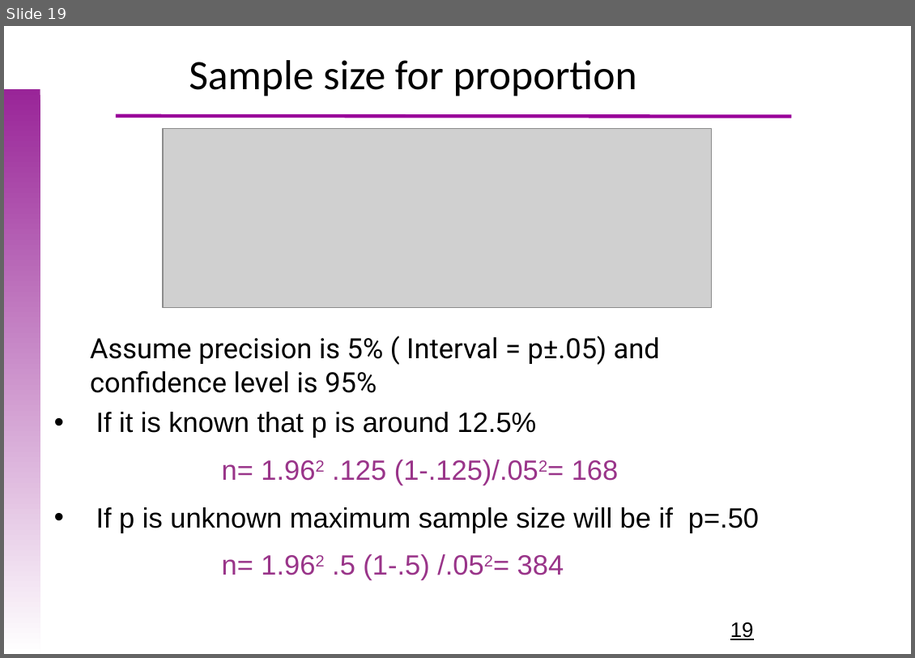
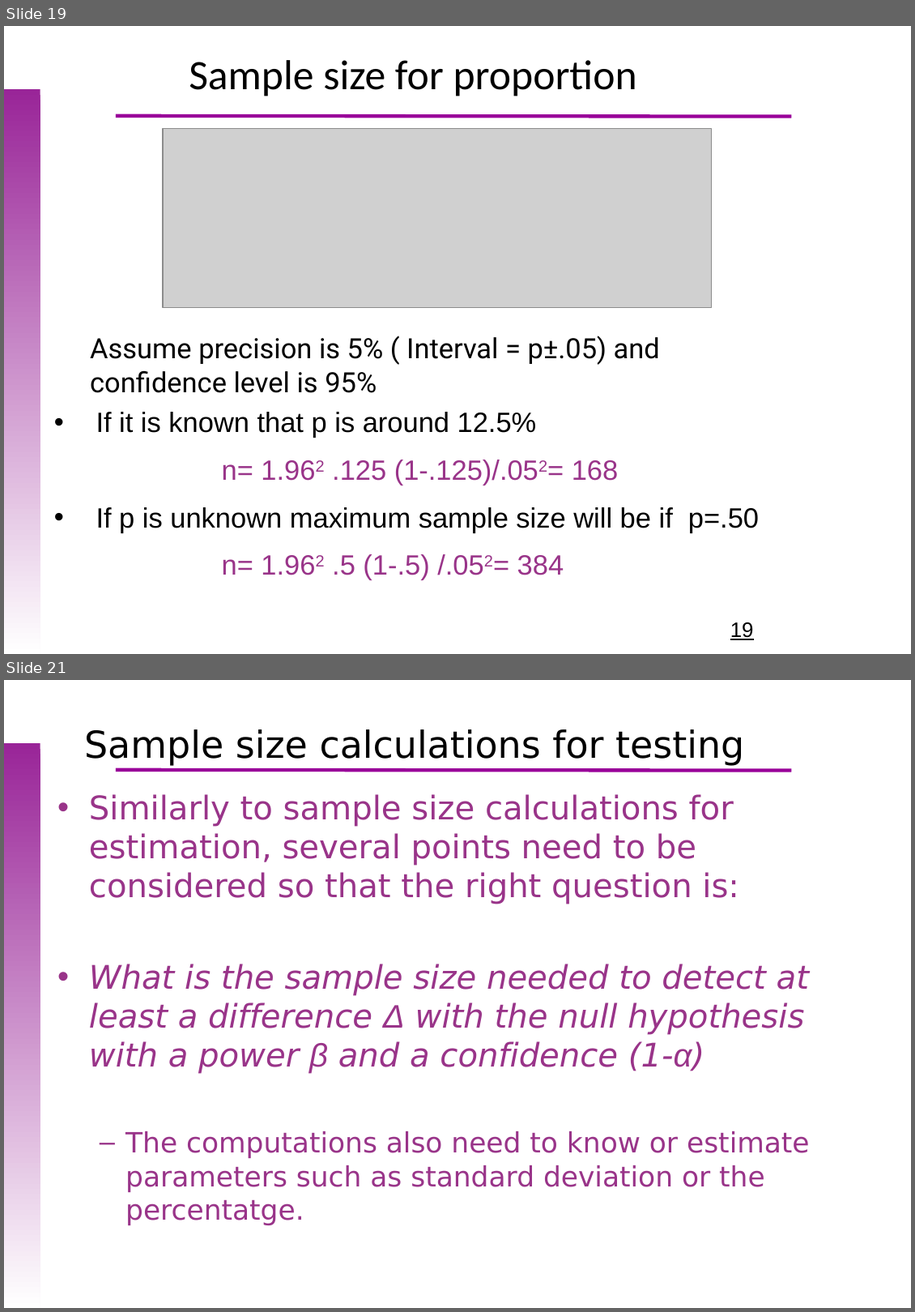
Before and after one commit to uebvhir/Course_Basic_Statistics_2019, a slide deck: Sessio_5/EBB_2018_Session_5_Sample_Size_(1).pptx. Shown one above the other, each under a label of ours: slide 19 before the commit, slides 19 and 21 after it; the slides between them are not shown. The pictures are 915x658 and 915x1312 pixels, drawn with LibreOffice and Linux fonts; fonts in the diff are those of the drawing; grey boxes stand for pictures; background and template pictures are left out. Boxes give left, top, right and bottom in pixels: in the first picture for what was removed or moved away, otherwise in the second. Text is boxed around its words. In the diff, an @@ line names an element or a change of style, - is before the commit and + after.

Commit message:
Sample SIze presentation has been updated
Some errors have been corrected and sample size for testing has been introduced (yet to be completed)

```diff
--- a/Sessio_5/EBB_2018_Session_5_Sample_Size_(1).pptx
+++ b/Sessio_5/EBB_2018_Session_5_Sample_Size_(1).pptx
@@ slide 21 added at box(4, 680, 911, 1308), background picture (left out); not listed: 2 template elements that a slide beside it also shows @@
@@ title added at box(84, 729, 744, 766), 32 pt, text #000000 @@
+Sample size calculations for testing
@@ text added at box(89, 794, 810, 1225), 28 pt, text #993489 @@
+• Similarly to sample size calculations for estimation, several points need to be considered so that the right question is:
+• What is the sample size needed to detect at least a difference Δ with the null hypothesis with a power β and a confidence (1-α)
+  – The computations also need to know or estimate parameters such as standard deviation or the percentatge.
```
Also in this commit, not shown: 8 slides changed, 2 other slides added, 1 other file.
